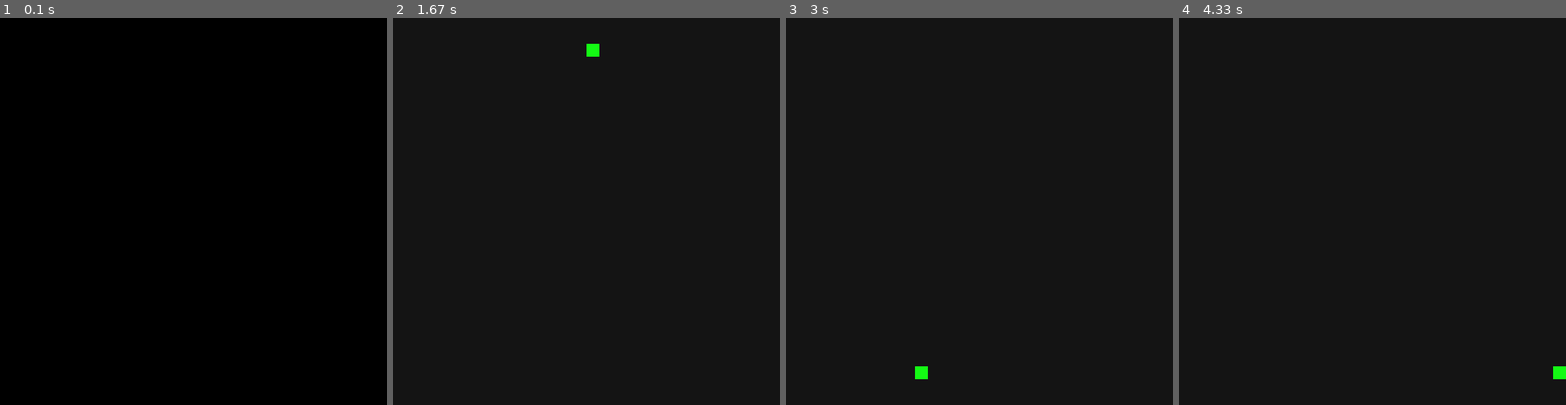
Above: before the commit, frames 1-4 (left to right).
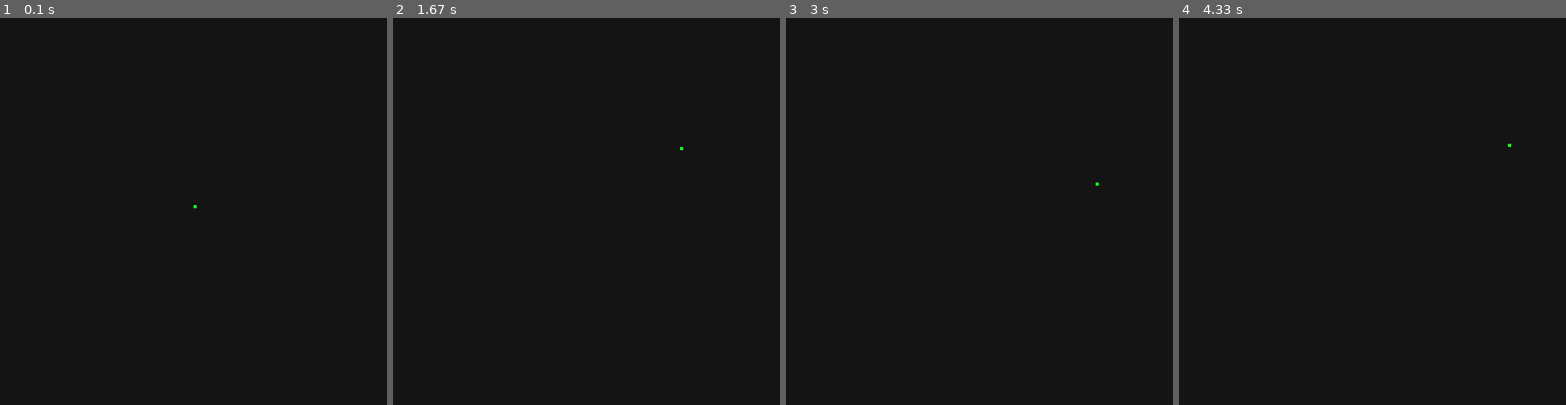
Above: after the commit, the same moments.

Repository: ShavrinAlex/pygame-snake
Game: pygame game, started from main.py
Two runs of this game, one before a commit and one after it. Both use one fixed random seed, a clock stepped at 60 frames per second and the inputs below.
Inputs:
- Up to frame 1 (0.1 s): no input
- Up to frame 2 (1.67 s): hold Right 0.33-0.8 s; hold Up 0.83-1.13 s; hold Right 1.17-1.63 s
- Up to frame 3 (3 s): hold A 2.23-2.53 s; hold Down 2.23-2.53 s; hold Down 2.57-2.87 s; hold Left from 2.9 s (still down)
- Up to frame 4 (4.33 s): release Left at 3.3 s; hold Up 3.33-3.7 s; hold Right from 3.73 s (still down)

The runs differ from the first frame. In frame 1, less than 0.1% of the frame differs, in the area x 50-51%, y 48-50%; in frame 2, 0.1%, in the area x 50-75%, y 6-35%; in frame 3, 0.1%; in frame 4, 0.1%.

Commit message:
В классе App: Изменены параметры приложения: Изменен fps с 8 до 30, Изменен пиксель с 20 до 5. Добавлено альтернативное управление на клавиши: Стрелок и jhkl (вверх, влево, вниз, вправо)

Diff:
--- a/main.py
+++ b/main.py
@@ -12,9 +12,9 @@
 
         self.WIDTH = 600
         self.HEIGHT = 600
-        self.PIXEL = 20
+        self.PIXEL = 5
         self.COLOR_FON = (20, 20, 20)
-        self.FPS = 8
+        self.FPS = 30
         self.CLOCK = pg.time.Clock()
         self.TITLE = "Snake"
         self.ICON = pg.image.load('images/icon.png')
@@ -33,7 +33,6 @@
         while True:
             self._check_events()
             self._draw()
-
 
     def _quit(self):
         """Завершение программы."""
@@ -54,14 +53,14 @@
         if keys[pg.K_ESCAPE]:
             self._quit()
 
-        # Управление змейкой
-        if keys[pg.K_w] and self.snake.direction != 'down':
+        # Управление змейкой wasd or khjl or стрелочки
+        if (keys[pg.K_w] or keys[pg.K_k] or keys[pg.K_UP]) and self.snake.direction != 'down':
             self.snake.direction = 'up'
-        elif keys[pg.K_a] and self.snake.direction != 'right':
+        elif (keys[pg.K_a] or keys[pg.K_h] or keys[pg.K_LEFT]) and self.snake.direction != 'right':
             self.snake.direction = 'left'
-        elif keys[pg.K_s] and self.snake.direction != 'up':
+        elif (keys[pg.K_s] or keys[pg.K_j] or keys[pg.K_DOWN]) and self.snake.direction != 'up':
             self.snake.direction = 'down'
-        elif keys[pg.K_d] and self.snake.direction != 'left':
+        elif (keys[pg.K_d] or keys[pg.K_l] or keys[pg.K_RIGHT]) and self.snake.direction != 'left':
             self.snake.direction = 'right'
 
     def _draw(self):
